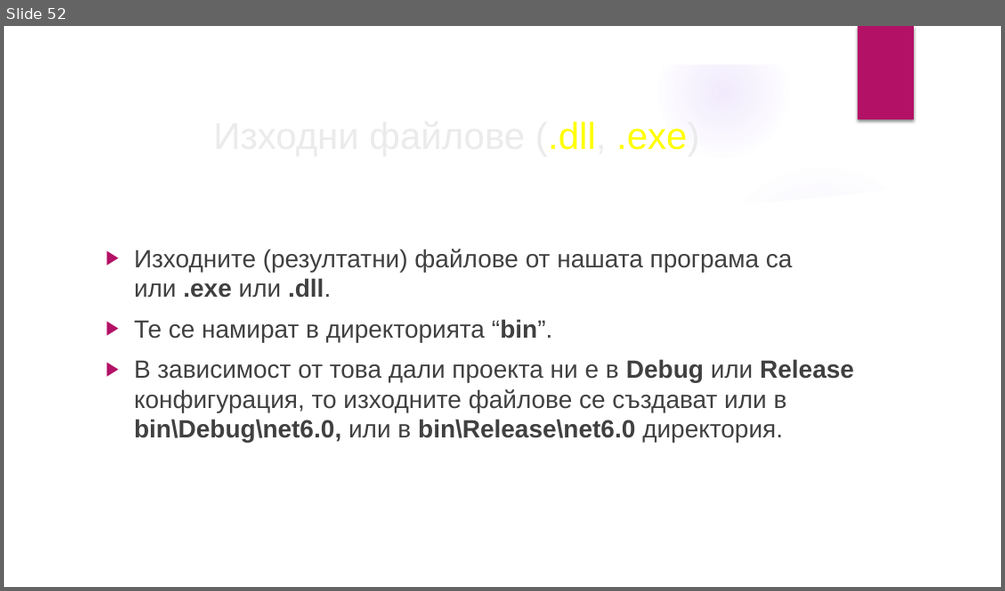
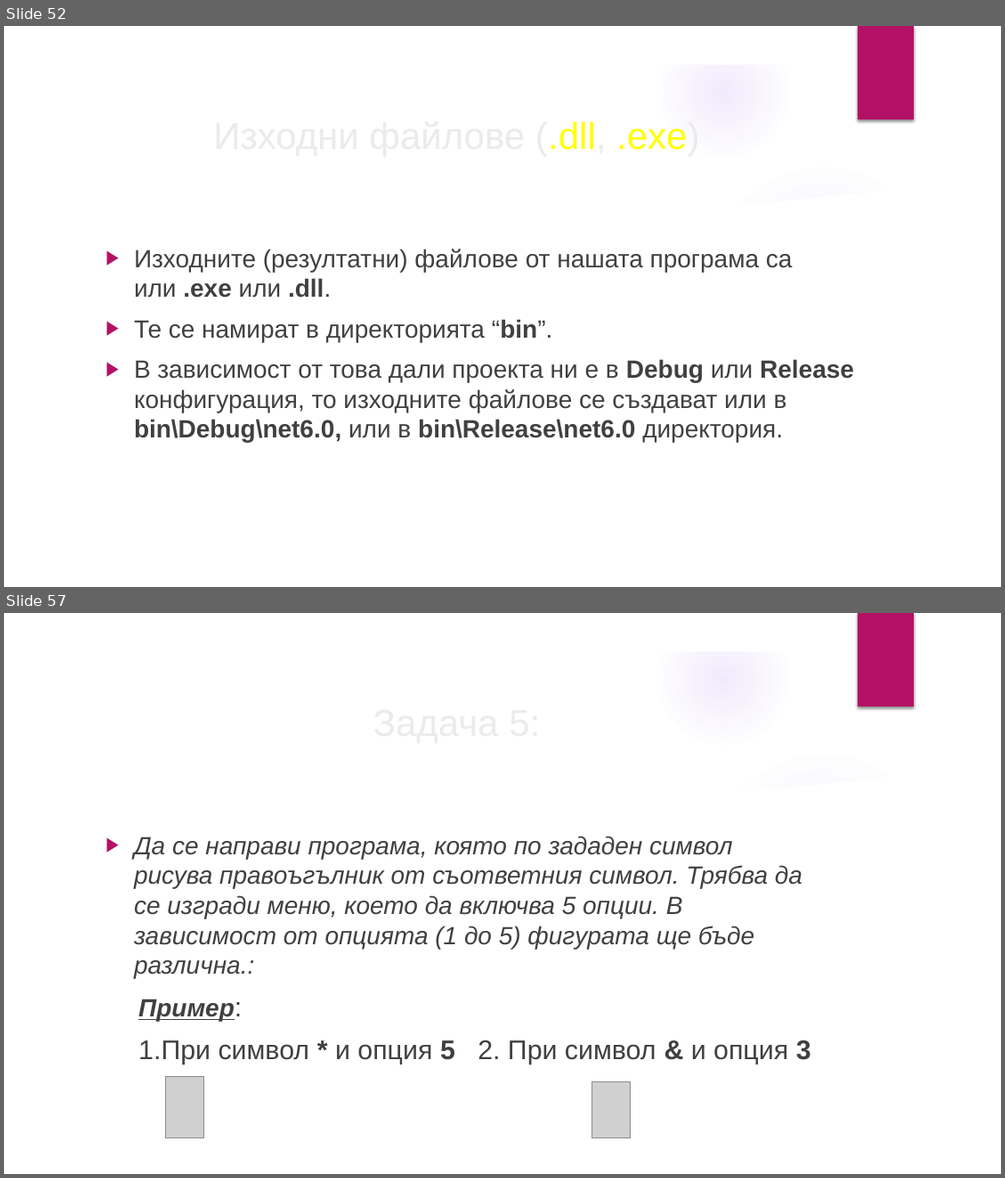
Before and after one commit to velizar92/CSharp-Programming-Presentations, a slide deck: C# Basics.pptx. Shown one above the other, each under a label of ours: slide 52 before the commit, slides 52 and 57 after it; the slides between them are not shown. The pictures are 1005x591 and 1005x1178 pixels, drawn with LibreOffice and Linux fonts; fonts in the diff are those of the drawing; grey boxes stand for pictures; background and template pictures are left out. Boxes give left, top, right and bottom in pixels: in the first picture for what was removed or moved away, otherwise in the second. Text is boxed around its words. In the diff, an @@ line names an element or a change of style, - is before the commit and + after.

```diff
--- a/C# Basics.pptx
+++ b/C# Basics.pptx
@@ slide 57 added at box(4, 613, 1001, 1174), background picture (left out); not listed: 9 template elements that a slide beside it also shows @@
@@ title added at box(98, 692, 815, 750), 36 pt, text #EBEBEB @@
+Задача 5:
@@ text added at box(134, 835, 811, 1064), 24 pt, text #404040, italic @@
+▶ Да се направи програма, която по зададен символ рисува правоъгълник от съответния символ. Трябва да се изгради меню, което да включва 5 опции. В зависимост от опцията (1 до 5) фигурата ще бъде различна.:
+  Пример:
+  1.При символ * и опция 5 2. При символ & и опция 3
@@ picture added at box(165, 1077, 203, 1139) @@
@@ picture added at box(591, 1081, 630, 1138) @@
```
Also in this commit, not shown: 5 other slides added.
